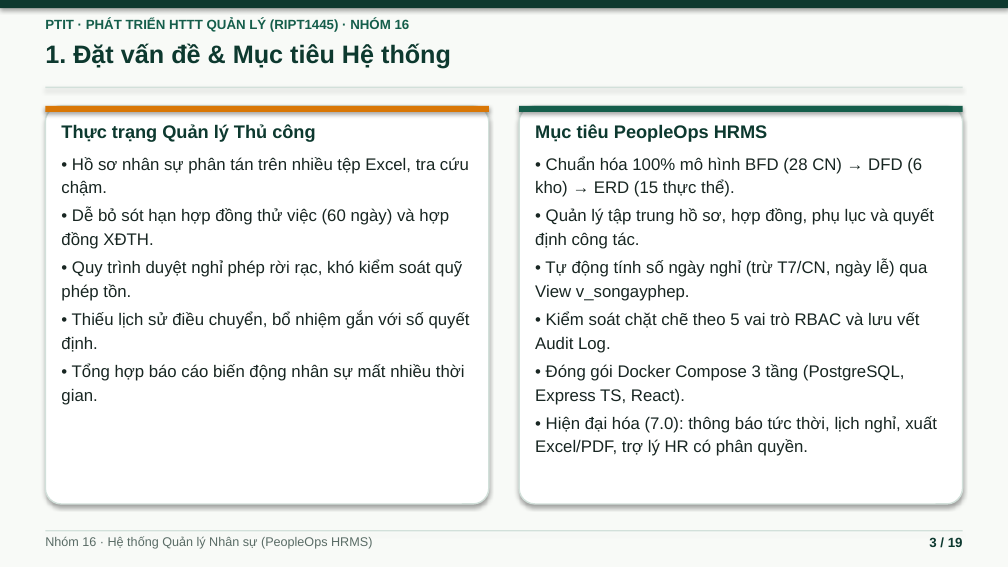
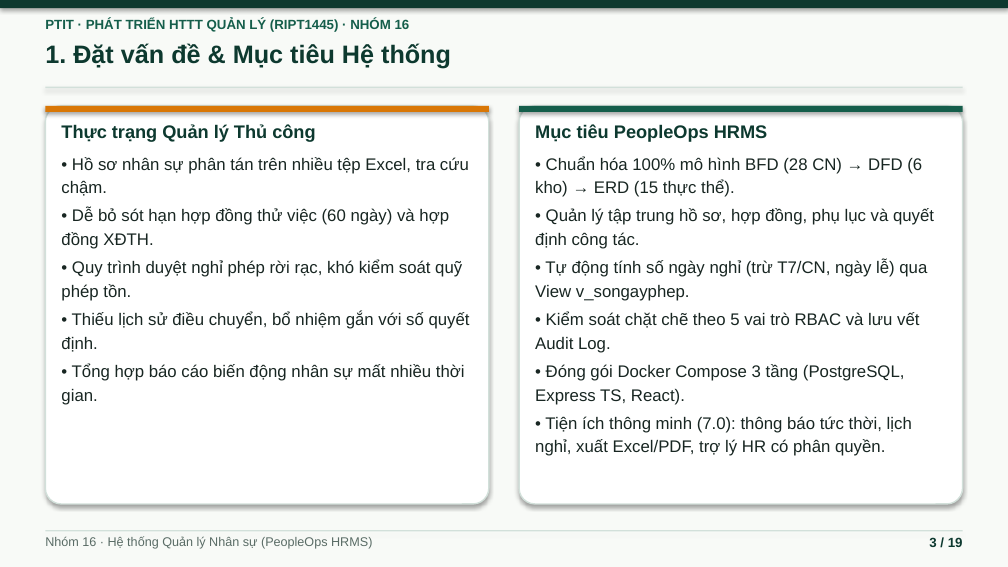
Before and after one commit to ninhduo263/human-resource-management-system, a slide deck: slide 3 of bao-cao/BAO_CAO_HTTTQL_Nhom16.pptx. Drawn at 1008x567 pixels with LibreOffice and Linux fonts; fonts in the diff are those of the drawing. Boxes give left, top, right and bottom in pixels: in the first picture for what was removed or moved away, otherwise in the second. Text is boxed around its words. In the diff, an @@ line names an element or a change of style, - is before the commit and + after.

Commit message:
docs(pptx): unify Slide 3, 14, 15, 17 terminology and casing with report

```diff
--- a/bao-cao/BAO_CAO_HTTTQL_Nhom16.pptx
+++ b/bao-cao/BAO_CAO_HTTTQL_Nhom16.pptx
@@ text at [535, 416, 912, 456]: text changed @@
-• Hiện đại hóa (7.0): thông báo tức thời, lịch nghỉ, xuất Excel/PDF, trợ lý HR có phân quyền.
+• Tiện ích thông minh (7.0): thông báo tức thời, lịch nghỉ, xuất Excel/PDF, trợ lý HR có phân quyền.
```
Also in this commit, not shown: 3 other slides changed.
